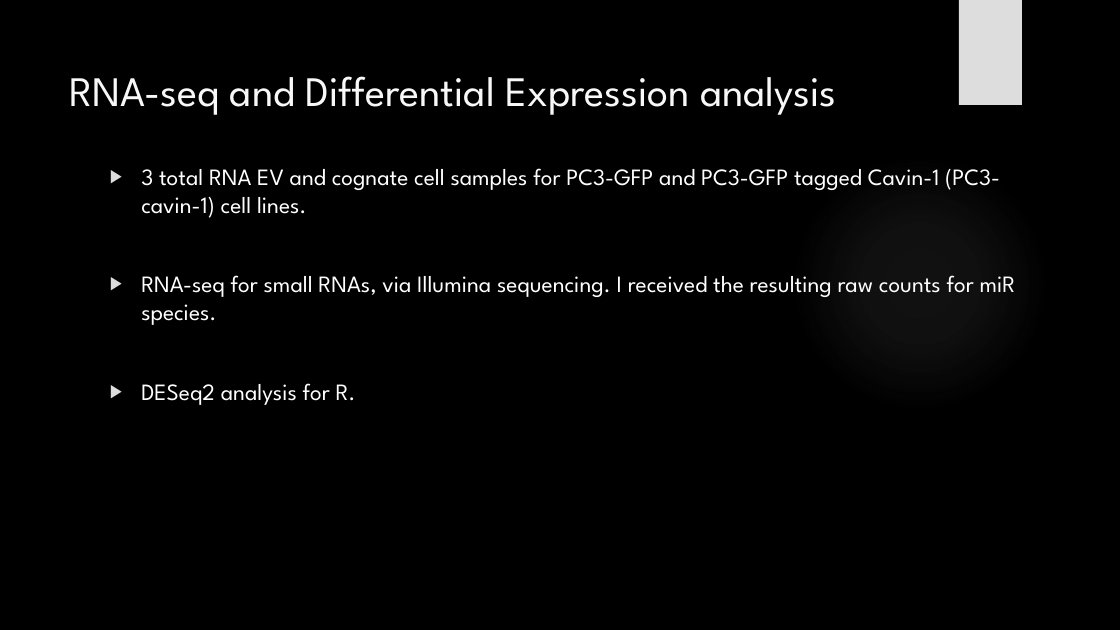
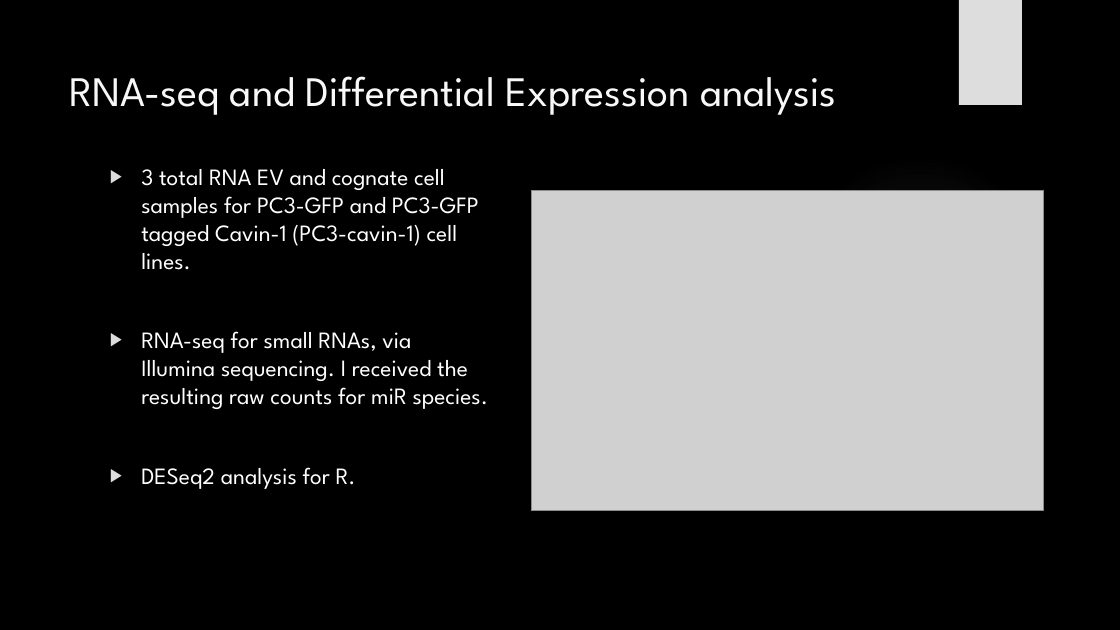
Before and after one commit to HarleyRobinson/Honours2, a slide deck: slide 9 of BackgroundInfo/CollCompBiol.pptx. Drawn at 1120x630 pixels with LibreOffice and Linux fonts; fonts in the diff are those of the drawing; grey boxes stand for pictures; background and template pictures are left out. Boxes give left, top, right and bottom in pixels: in the first picture for what was removed or moved away, otherwise in the second. Text is boxed around its words. In the diff, an @@ line names an element or a change of style, - is before the commit and + after.

```diff
--- a/BackgroundInfo/CollCompBiol.pptx
+++ b/BackgroundInfo/CollCompBiol.pptx
@@ text "3 total RNA EV and ..." rewrapped from box(141, 168, 1016, 405) to box(141, 169, 488, 489) @@
@@ picture added at box(531, 191, 1044, 511) @@
```
Also in this commit, not shown: 13 other slides changed, 2 slides added, 2 slides removed, 15 other files.
